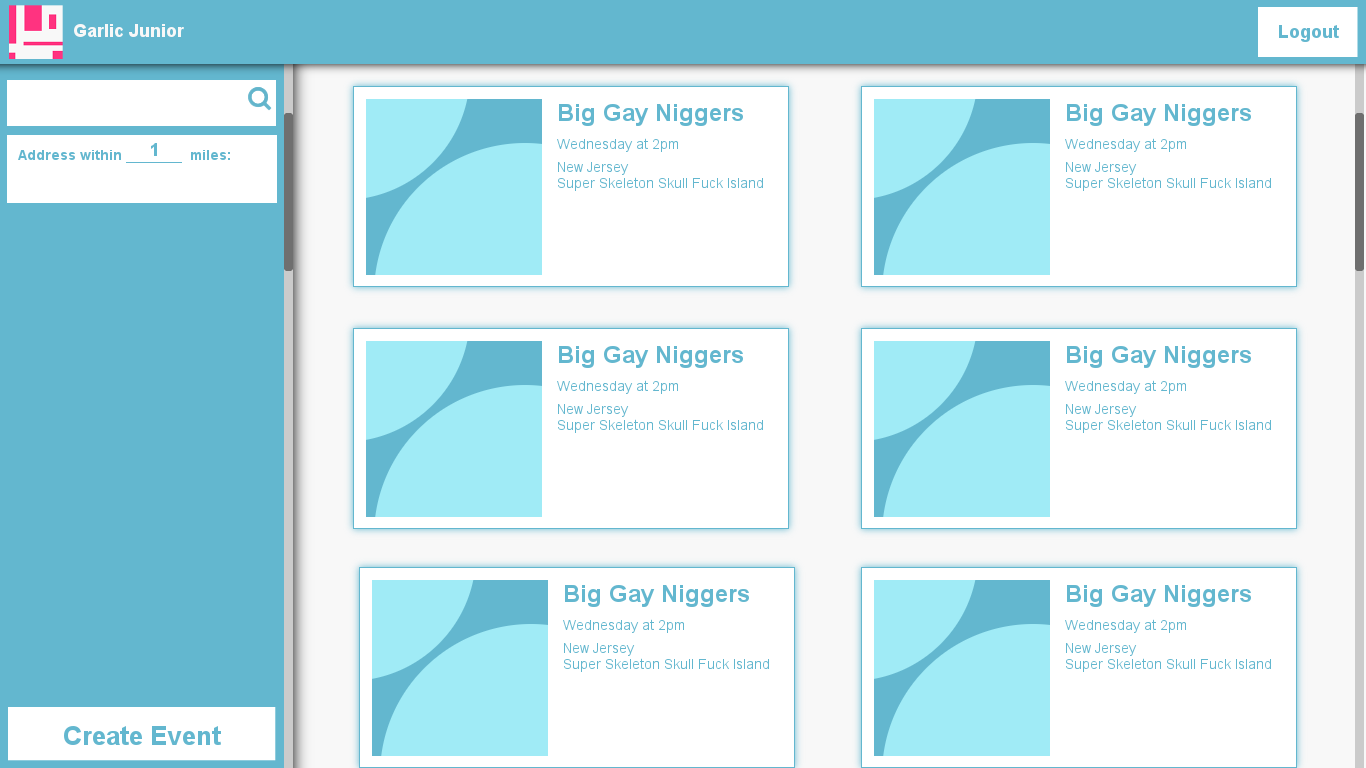
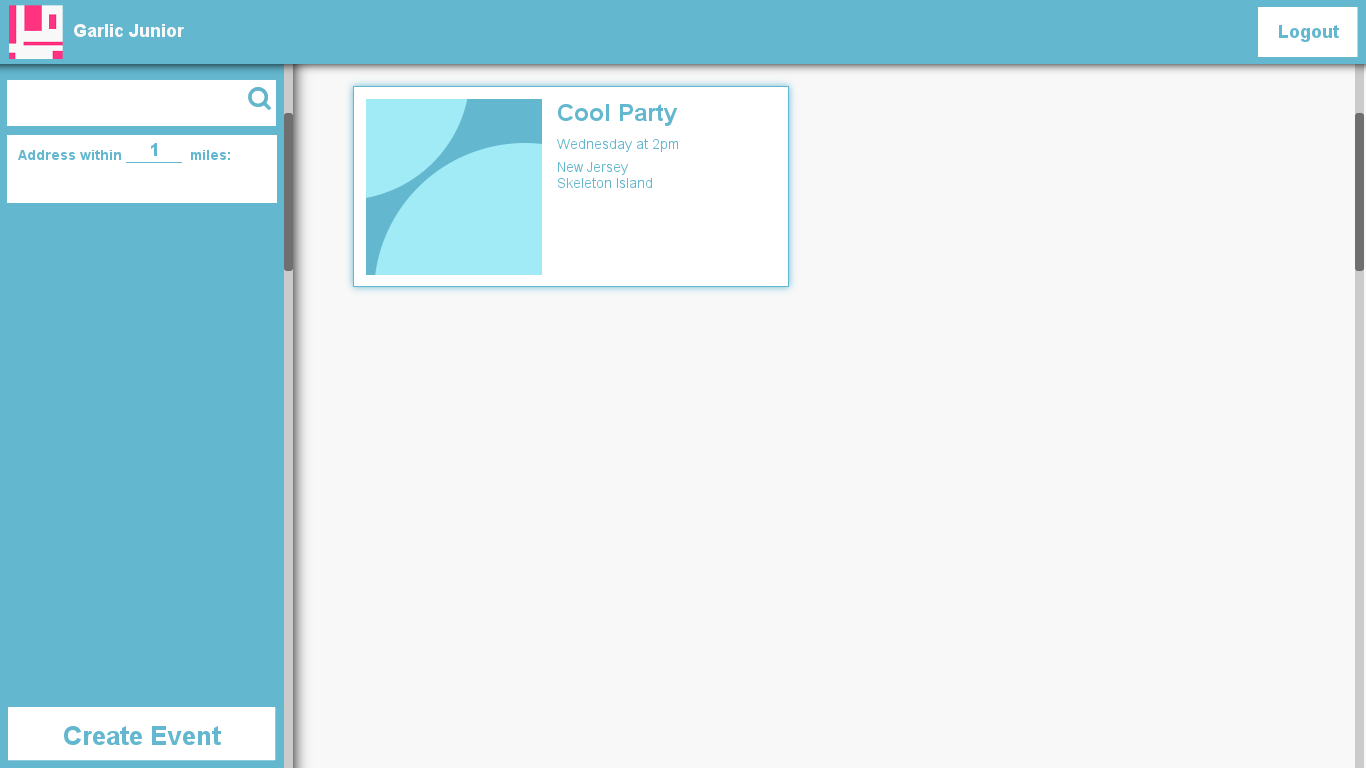
Layers edited between the first and the second 1366×768 image:
removed group "Event copy #2" (7 layers) from group "Content" over <box>853,559,1305,768</box>
removed layer "Image #3" from group "Event copy #2" over <box>874,580,1050,756</box>
removed layer "border #3" from group "Event copy #2" over <box>861,567,1297,768</box>
removed layer "event bg #3" from group "Event copy #2" over <box>861,567,1297,768</box>
removed layer "event shadow #3" from group "Event copy #2" over <box>853,559,1305,768</box>
removed group "Event copy #1" (7 layers) from group "Content" over <box>351,559,803,768</box>
removed layer "border #2" from group "Event copy #1" over <box>359,567,795,768</box>
removed layer "event bg #2" from group "Event copy #1" over <box>359,567,795,768</box>
removed layer "event shadow #2" from group "Event copy #1" over <box>351,559,803,768</box>
removed group "Event copy #4" (7 layers) from group "Content" over <box>853,320,1305,537</box>
removed layer "border #5" from group "Event copy #4" over <box>861,328,1297,529</box>
removed layer "event bg #5" from group "Event copy #4" over <box>861,328,1297,529</box>
removed layer "event shadow #5" from group "Event copy #4" over <box>853,320,1305,537</box>
removed group "Event copy" (7 layers) from group "Content" over <box>345,320,797,537</box>
removed layer "border #1" from group "Event copy" over <box>353,328,789,529</box>
removed layer "event bg #1" from group "Event copy" over <box>353,328,789,529</box>
removed layer "event shadow #1" from group "Event copy" over <box>345,320,797,537</box>
removed group "Event copy #3" (7 layers) from group "Content" over <box>853,78,1305,295</box>
removed layer "border #4" from group "Event copy #3" over <box>861,86,1297,287</box>
removed layer "event bg #4" from group "Event copy #3" over <box>861,86,1297,287</box>
removed layer "event shadow #4" from group "Event copy #3" over <box>853,78,1305,295</box>
…and 21 more changes (2 painted, 19 removed, 2 renamed)
